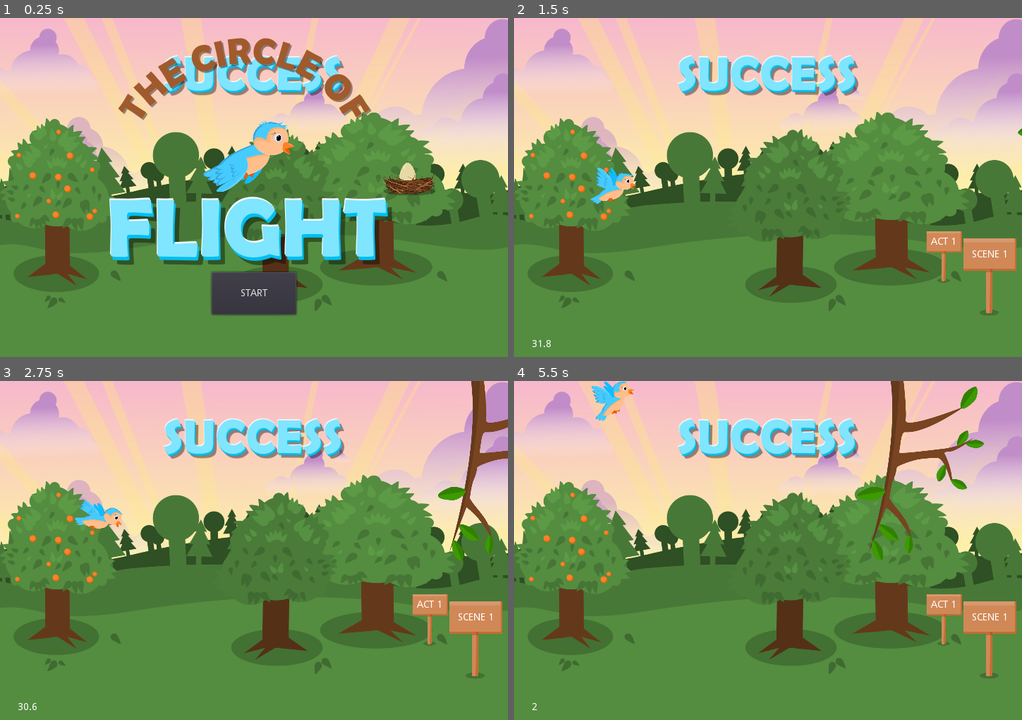
Above: before the commit, frames 1-4 (two rows, left to right).
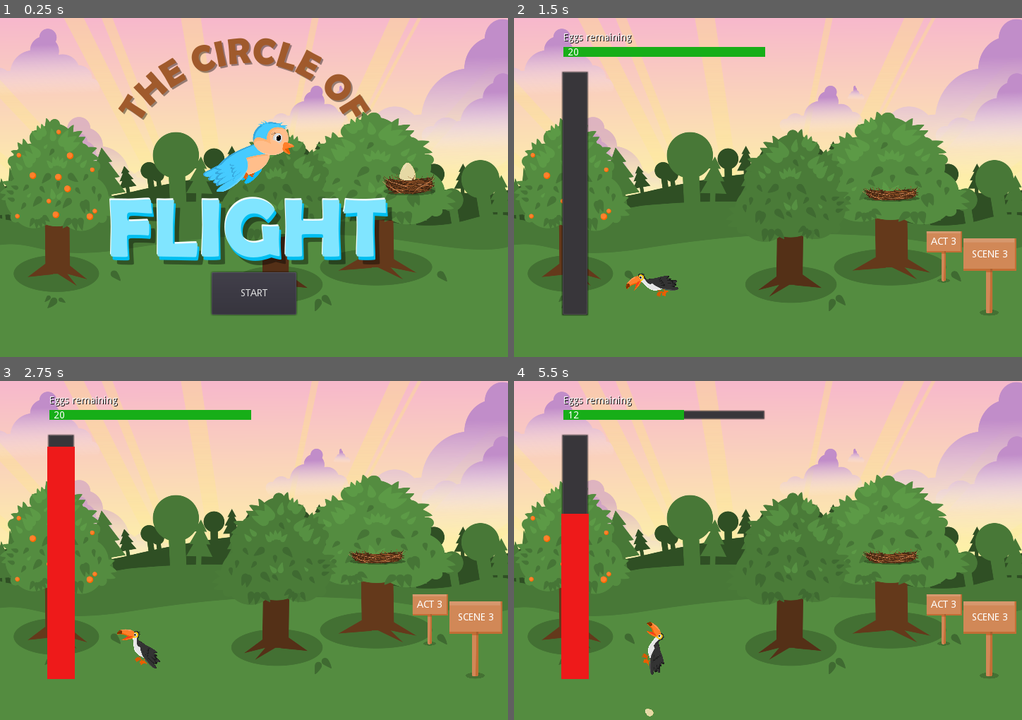
Above: after the commit, the same moments.

Repository: benfernandes/gamejam-august-2020
Game: Godot game, scene res://Main.tscn
Two runs of this game, one before a commit and one after it. Both use one fixed random seed, a clock stepped at 60 frames per second and the inputs below.
Inputs (mouse positions are in pixels of both pictures, inside the frame that each line leads up to):
- Up to frame 1 (0.25 s): no input
- Up to frame 2 (1.5 s): click "START" at 0.5 s; click "PLAY" at 1.25 s
- Up to frame 3 (2.75 s): move the mouse to (365, 533) at 2.02 s; hold Right (ui_right) from 2.03 s (still down); hold Space (flap) from 2.03 s (still down); click (365, 533) at 2.17 s
- Up to frame 4 (5.5 s): move the mouse to (666, 567) at 2.77 s; release Right (ui_right) at 2.78 s; release Space (flap) at 2.78 s; hold Left (ui_left) 2.78-3.53 s; tap Space (flap) at 2.85, 3.02, 3.32, 4.35, 4.52, 4.82 s; move the mouse to (818, 475) at 3.52 s; hold Space (flap) 3.53-4.28 s; hold Right (ui_right) 3.53-5.03 s; move the mouse to (742, 618) at 4.27 s; click (742, 618) at 4.42 s; move the mouse to (920, 601) at 5.02 s; hold Left (ui_left) from 5.03 s (still down); hold Space (flap) from 5.03 s (still down)

The runs differ from the first frame. In frame 1, 2.5% of the frame differs, in the area x 32-68%, y 11-23%; in frame 2, 9.5%; in frame 3, 11%; in frame 4, 12%, in the area x 3-98%, y 0-99%.

Commit message:
End screens

Diff:
--- a/Main.gd
+++ b/Main.gd
@@ -5,20 +5,28 @@
 var hatch_scene
 var flappy_bird
 var scene_instance
-var current_difficulty = "easy"
-var current_act = 1
+var current_difficulty = "hard"
+var current_act = 3
+var current_game_name
 
 var flappy_text = "It's time to fly the nest and find somewhere to settle down.\n\nTap space to fly and avoid the obstacles!"
 var memory_text = "This place looks nice. Better build a nest!\n\nClick a card to flip it and reveal something you might want for your nest.\n\nFind all the matching pairs within the time limit to win the game!"
 var yeeter_text = "What a lovely nest! Well done. Now time to lay some eggs!\n\nHold space to lay an egg and use the left and right buttons to aim. Release the spacebar to  shoot the egg out.\n\nGet as many eggs as you can into the backet!"
+var main_action_button_func = funcref(self, 'start_game')
 
 func _ready():
 	hide_main_screen()
+	hide_banner_buttons()
 	$Signposts.hide()
 	flappy_bird = preload("res://flappy-bird/FlappyBirdMain.tscn")
 	memory_game = preload("res://memory/MemoryGameMain.tscn")
 	egg_yeeter_game = preload("res://yeeter/yeeter.tscn")
 	hatch_scene = preload("res://hatching/Hatching.tscn")
+
+func hide_banner_buttons():
+	$EndOfGameBanners/win_banner.hide()
+	$EndOfGameBanners/lose_banner.hide()
+	$EndOfGameBanners/finish_banner.hide()
 
 func hide_main_screen():
 	$MainTextBox.hide()
@@ -26,53 +34,93 @@
 
 func _on_main_start_game():
 	$Signposts.show()
-	start_flappy_scene()
+	start_yeeter_scene()
 
-# Temp
 func start_scene(start_screen_text, scene, scene_name):
+	main_action_button_func = funcref(self, 'start_game')
+	current_game_name = scene_name
+	hide_banner_buttons()
 	$MainTextBox.show()
 	$StartGameButton.show()
 	$MainTextBox/MainText.text = start_screen_text
+	$StartGameButton.text = "PLAY"
 	scene_instance = scene.instance()
 	scene_instance.difficulty = current_difficulty
-	scene_instance.connect("scene_finished", self, "_on_scene_finished", [scene_name])
+	scene_instance.connect("scene_finished", self, "_on_scene_finished")
+
+func setup_signposts(act_num, scene_num):
+	$Signposts/Scene.text = "SCENE " + str(scene_num)
+	$Signposts/Act.text = "ACT " + str(act_num)
 
 # Running Flappy Bird scene
 func start_flappy_scene():
-	$Signposts/Scene.text = "SCENE 1"
-	$Signposts/Act.text = "ACT " + str(current_act)
+	setup_signposts(current_act, 1)
 	start_scene(flappy_text, flappy_bird, "flappy")
 
 # Running Memory scene
 func start_memory_scene():
-	$Signposts/Scene.text = "SCENE 2"
+	setup_signposts(current_act, 2)
 	start_scene(memory_text, memory_game, "memory")
 
-	# Running Yeeter scene
+# Running Yeeter scene
 func start_yeeter_scene():
-	$Signposts/Scene.text = "SCENE 3"
+	setup_signposts(current_act, 3)
 	start_scene(yeeter_text, egg_yeeter_game, "yeeter")
 
 # Handling start scene button pressed
 func _on_start_game_button_pressed():
+	main_action_button_func.call_func()
+
+func start_game():
 	hide_main_screen()
 	add_child(scene_instance)
 
 # Running Hatching scene
 func start_hatch_scene():
 	hide_main_screen()
+	current_game_name = "hatch"
 	scene_instance = hatch_scene.instance()
 	scene_instance.difficulty = current_difficulty
-	scene_instance.connect("scene_finished", self, "_on_scene_finished", ["hatch"])
+	scene_instance.connect("scene_finished", self, "_on_scene_finished")
 	add_child(scene_instance)
 	scene_instance.start()
 
 # Handler for when minigames finish
-func _on_scene_finished(has_won, game_name):
-	print(game_name + " game finished with this result: " + str(has_won))
+func _on_scene_finished(has_won):
+	print(current_game_name + " game finished with this result: " + str(has_won))
 	scene_instance.queue_free()
 
-	match game_name:
+	display_end_screen(has_won, current_game_name)
+
+func display_end_screen(has_won, current_game_name):
+	hide_banner_buttons()
+
+	if current_game_name == 'yeeter' && current_act == 3 && has_won:
+		$EndOfGameBanners/finish_banner.show()
+		$MainTextBox/MainText.text = "You've finished the game!"
+		$MainTextBox.show()
+		$StartGameButton.hide()
+		return
+	elif current_game_name == "hatch":
+		$MainTextBox/MainText.text = "You've completed this act!"
+		$StartGameButton.text = "NEXT ACT"
+		main_action_button_func = funcref(self, 'proceed_to_next_scene')
+	elif has_won:
+		$EndOfGameBanners/win_banner.show()
+		$MainTextBox/MainText.text = "You've completed this level!"
+		$StartGameButton.text = "NEXT SCENE"
+		main_action_button_func = funcref(self, 'proceed_to_next_scene')
+	else:
+		$EndOfGameBanners/lose_banner.show()
+		$MainTextBox/MainText.text = "You've failed to complete this level!"
+		$StartGameButton.text = "RETRY ACT"
+		main_action_button_func = funcref(self, 'start_flappy_scene')
+
+	$MainTextBox.show()
+	$StartGameButton.show()
+
+func proceed_to_next_scene():
+	match current_game_name:
 		"flappy":
 			start_memory_scene()
 		"memory":
--- a/Main.tscn
+++ b/Main.tscn
@@ -97,7 +97,7 @@
 "_edit_use_anchors_": false
 }
 
-[node name="EndOfGameBanners" type="Node" parent="."]
+[node name="EndOfGameBanners" type="Node2D" parent="."]
 
 [node name="win_banner" type="TextureRect" parent="EndOfGameBanners"]
 margin_left = 232.0
@@ -112,7 +112,6 @@
 }
 
 [node name="lose_banner" type="TextureRect" parent="EndOfGameBanners"]
-visible = false
 margin_left = 195.0
 margin_top = 55.378
 margin_right = 607.0
@@ -124,7 +123,6 @@
 }
 
 [node name="finish_banner" type="TextureRect" parent="EndOfGameBanners"]
-visible = false
 margin_left = 155.0
 margin_top = 49.622
 margin_right = 565.0
--- a/yeeter/yeeter.gd
+++ b/yeeter/yeeter.gd
@@ -10,13 +10,13 @@
 # Configurations
 var config
 var easy_config = {
+	"target_eggs": 3
+}
+var medium_config = {
 	"target_eggs": 5
 }
-var medium_config = {
-	"target_eggs": 7
-}
 var hard_config = {
-	"target_eggs": 10
+	"target_eggs": 1
 }
 
 # Remaining bar
